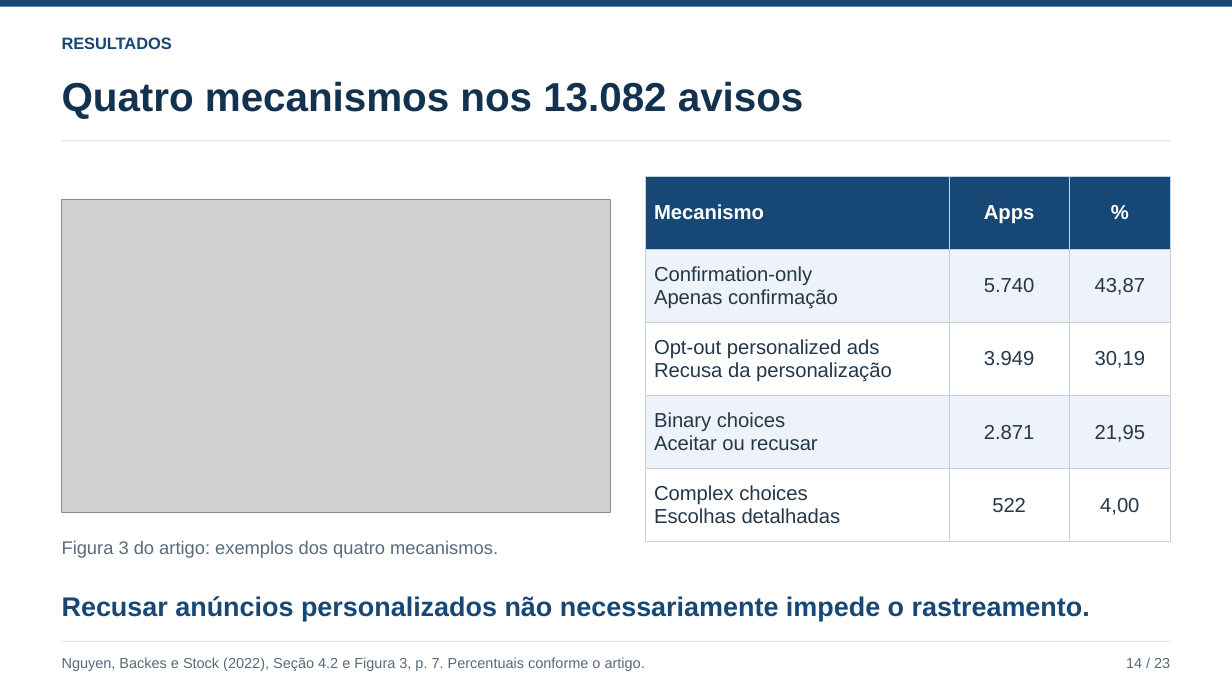
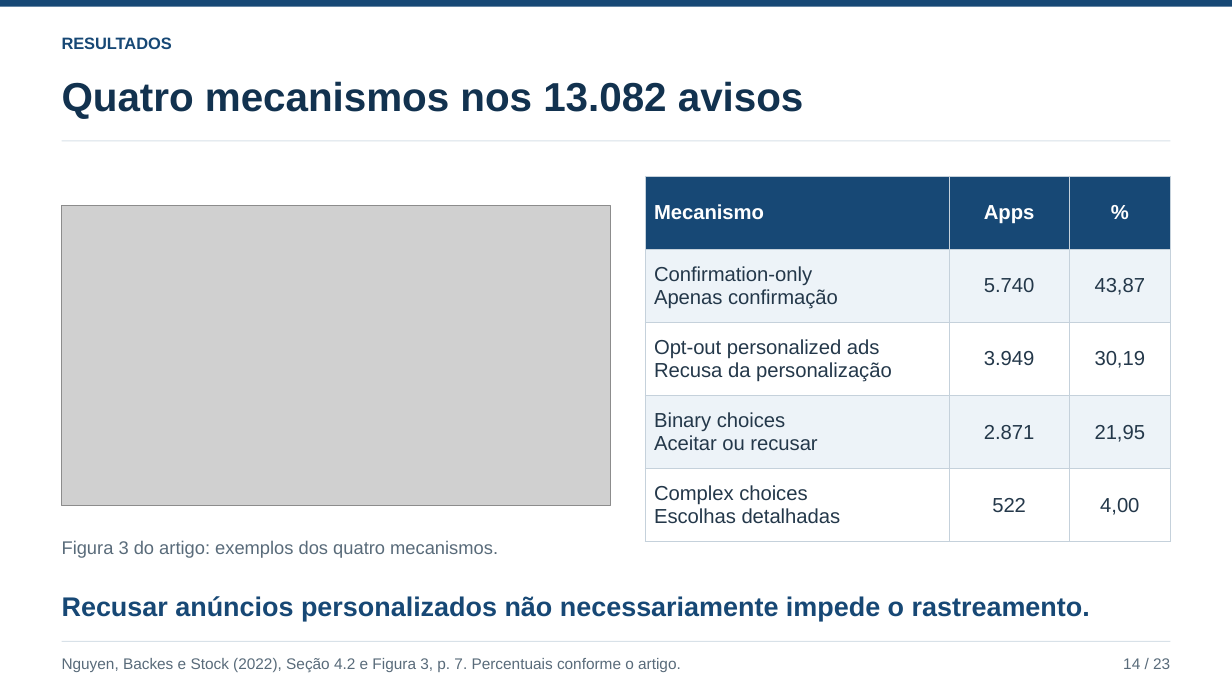
Before and after one commit to ClaudioAMF1/TCC, a slide deck: slide 14 of seminario/apresentacao/seminario-analise-de-artigo.pptx. Drawn at 1232x693 pixels with LibreOffice and Linux fonts; fonts in the diff are those of the drawing; grey boxes stand for pictures. Boxes give left, top, right and bottom in pixels: in the first picture for what was removed or moved away, otherwise in the second. Text is boxed around its words. In the diff, an @@ line names an element or a change of style, - is before the commit and + after.

```diff
--- a/seminario/apresentacao/seminario-analise-de-artigo.pptx
+++ b/seminario/apresentacao/seminario-analise-de-artigo.pptx
@@ picture: place and size @@
-picture at [62, 200, 611, 513]
+picture at [62, 205, 611, 506]
@@ text "Nguyen, Backes e Stock (2022), ..." at [62, 658, 681, 672]: size 11.2 to 12 pt @@
@@ text "14 / 23" at [1123, 658, 1170, 669]: size 11.2 to 12 pt @@
```
Also in this commit, not shown: 24 other slides changed, 13 other files.
